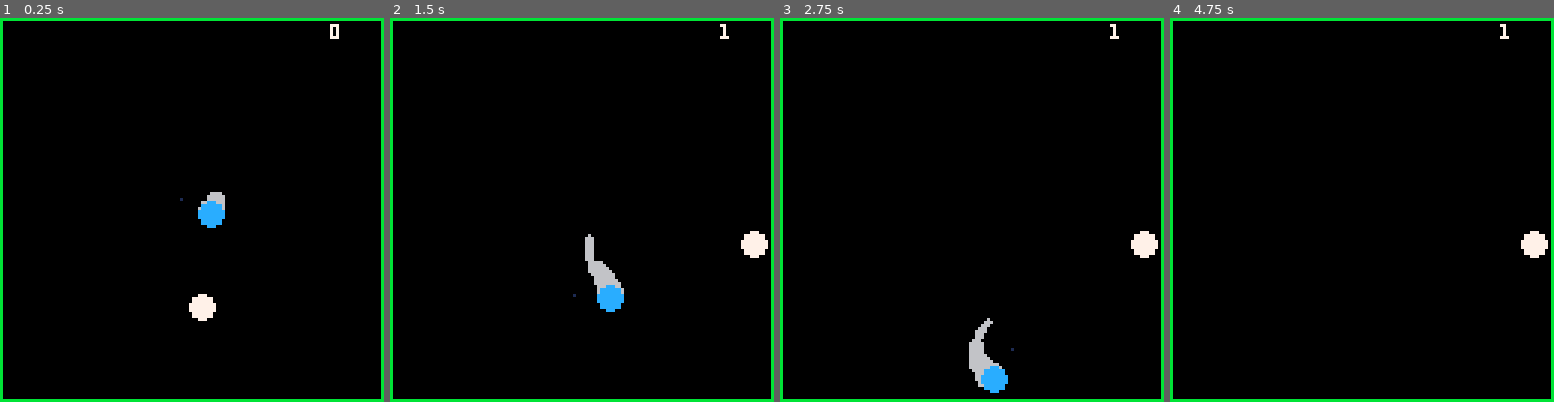
Above: before the commit, frames 1-4 (left to right).
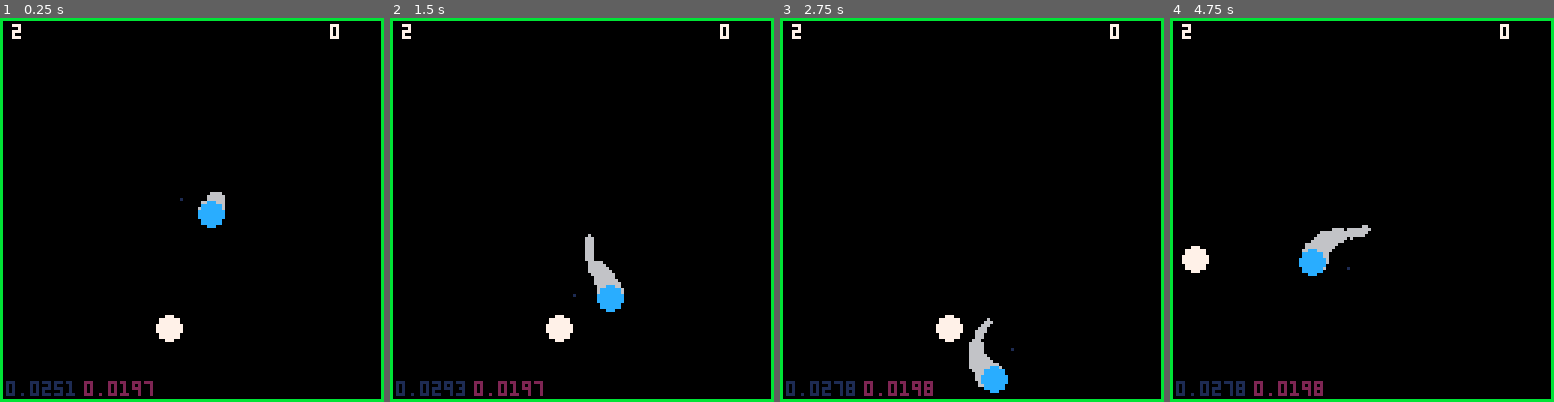
Above: after the commit, the same moments.

Repository: brettski/pico-8
Game: PICO-8 cartridge pivotpico.p8
Same seed, same stepped clock (60 frames per second), same inputs: the game is played once before the commit and once after it.
Inputs:
- Up to frame 1 (0.25 s): no input
- Up to frame 2 (1.5 s): tap X (X key) at 0.33, 1.07 s; tap O (Z key) at 0.7 s
- Up to frame 3 (2.75 s): tap O (Z key) at 1.7, 2.1, 2.5 s; tap X (X key) at 1.85 s
- Up to frame 4 (4.75 s): tap O (Z key) every 0.4 s from 2.9 to 4.5 s; tap X (X key) at 2.97, 4.08 s

The runs differ from the first frame. In frame 1, 1.5% of the frame differs, in the area x 1-57%, y 1-99%; in frame 2, 1.5%; in frame 3, 1.6%; in frame 4, 2.6%, in the area x 1-99%, y 1-99%.

Commit message:
game over and restart

Diff:
--- a/pivotpico.p8
+++ b/pivotpico.p8
@@ -16,8 +16,11 @@
 end
 
 function _draw()
-cls()
 _drw()
+
+print(stat(1),2,121,1)
+print(stat(2),28,121,2)
+color()
 end
 -->8
 --init
@@ -25,6 +28,7 @@
 function set_globals()
  p={} --player
  pdot={} --point dot
+ enemy={}
  score=0
  boardercd=11 --color default
  borderc=11 --border color
@@ -42,7 +46,9 @@
  end
 
  _drw=function()
+  cls()
   p:draw()
+  print(p.rs,4,2,7)
   print(score,110,2,7)
   rect(0,0,127,127,borderc) --border
   borderc=boardercd
@@ -50,8 +56,53 @@
   pdot:draw()
  end
 end
+
 -->8
 --2
+
+function gameover_u()
+ if btnp(🅾️) then
+  start_game()
+ end
+end
+
+function gameover_d()
+ rect(6,32,121,99,7)
+ rectfill(7,33,120,98,13)
+ print("\^w\^t\^bgame over",27,35,0)
+ ?"you completed \^i"..score.."\^-i captures!",15,49,0
+ print("well done! you earned:",18,58,0)
+		local i = score\10 + 1
+		i = min(15,i)
+		local wi=winicon[i]
+  spr(wi.i,59,68)
+  local x = (113\2+5) - (#wi.t*4\2)
+  print(wi.t,x,80)
+  print("press 🅾️ to play again",9,93)
+end
+
+function game_over()
+ _upd=gameover_u
+ _drw=gameover_d
+end
+
+winicon={
+ {i=0,t="nil!"},
+ {i=56,t="carrots"},
+ {i=48,t="green grapes"},
+ {i=49,t="red grapes"},
+ {i=61,t="1 blueberry"},
+ {i=50,t="yummy apple"},
+ {i=51,t="freaky kiwi"},
+ {i=52,t="strawberry ?"},
+ {i=53,t="watermelon slice"},
+ {i=54,t="whole watermelon!"},
+ {i=55,t="pretty sunflower"},
+ {i=57,t="rambo!"},
+ {i=58,t="police person"},
+ {i=59,t="a bandit 🐱"},
+ {i=60,t="the birdy"},
+}
 -->8
 --player
 
@@ -98,8 +149,10 @@
 	  p.a+=p.rs
 	 end
 	 p:addtl()
-	 if p:chkwall() then --game over
-	  p.c=11
+	 if p:chkwall() then
+	  --game over
+	  p.c=8
+	  game_over()
 	 end
 	end
 
@@ -137,8 +190,8 @@
  }
 
 	function pdot:new()
-	 self.x=1+self.r+rnd(126-self.r)
-	 self.y=1+self.r+rnd(126-self.r)
+	 self.x=1+self.r+rnd(119-self.r)
+	 self.y=1+self.r+rnd(119-self.r)
 	end
 	pdot:new()
 
@@ -146,14 +199,16 @@
 	 local a=p.x-self.x
 	 local b=p.y-self.y
 	 local d=(a*a)+(b*b)
+	 --for less precision on hit
+	 --sqrt(d)-(p.r+self.r) <=0.1
 	 return sqrt(d) <= p.r+self.r
 	end
 
 	function pdot:upd()
 	 if pdot:plrhit() then
-	  boarder=7
 	  score+=1
 	  pdot:new()
+	  if(score%10==0)p.rs+=1
 	 end
 	end
 
@@ -165,6 +220,19 @@
 
 -->8
 --enemies
+
+function add_enemy(_y,_lr,_t)
+	--_x path
+	--_lr direction
+	--_t type
+	local _x=trny(_lr=="l",128,-8)
+	add(enemy, {
+	 y=_y,
+	 x=_x,
+
+	})
+
+end
 -->8
 --utils
 
@@ -181,9 +249,43 @@
 	return ntbl
 end
 
-…(6 lines of a section not shown)…
+function trny(c,t,f)
+ if c then
+  return t
+ else
+  return f
+ end
+end
+…(33 lines of a section not shown)…
Not shown, changed: 26 lines of the sprite sheet (__gfx__) section of pivotpico.p8
